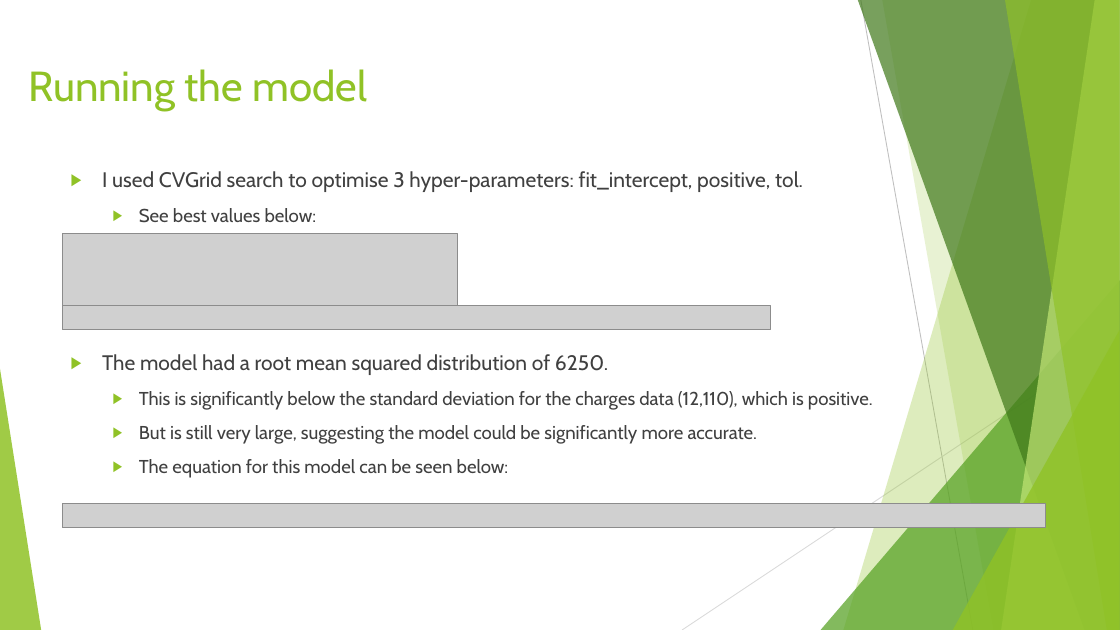
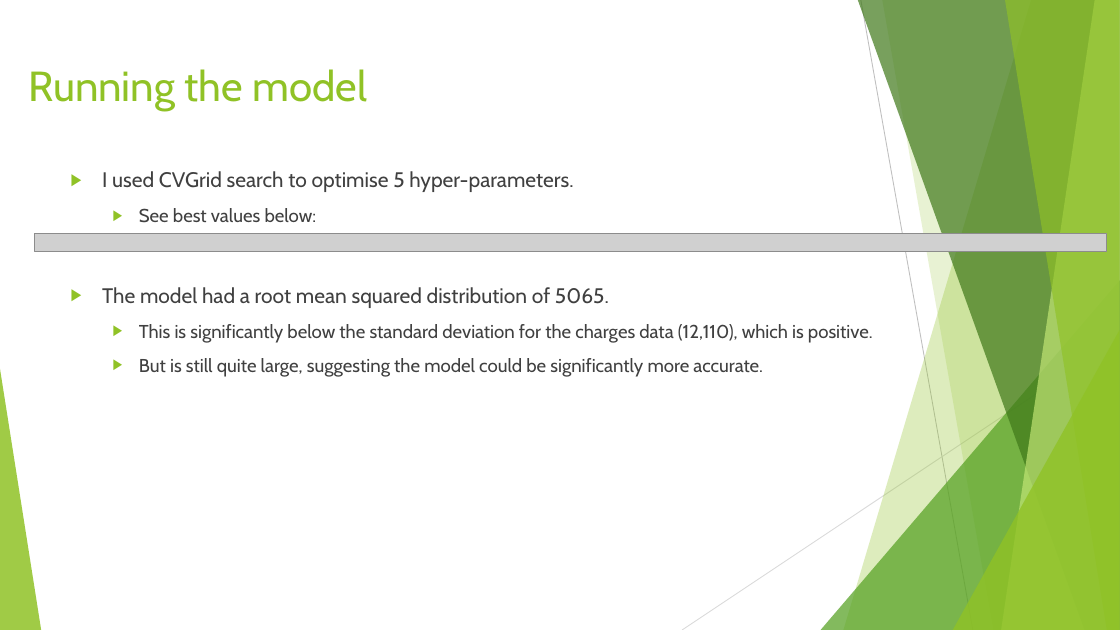
Before and after one commit to PointyH/Insuranceapp, a slide deck: slide 11 of Insurance charges analysis.pptx. Drawn at 1120x630 pixels with LibreOffice and Linux fonts; fonts in the diff are those of the drawing; grey boxes stand for pictures. Boxes give left, top, right and bottom in pixels: in the first picture for what was removed or moved away, otherwise in the second. Text is boxed around its words. In the diff, an @@ line names an element or a change of style, - is before the commit and + after.

Commit message:
Updated powerpoint

```diff
--- a/Insurance charges analysis.pptx
+++ b/Insurance charges analysis.pptx
@@ text at (102,171,573,192): text changed @@
-▶ I used CVGrid search to optimise 3 hyper-parameters: fit_intercept, positive, tol.
+▶ I used CVGrid search to optimise 5 hyper-parameters.
@@ picture added at (34,234,1107,252) @@
@@ picture removed at (62,234,457,306) @@
@@ text at (102,287,609,308): text changed @@
-▶ The model had a root mean squared distribution of 6250.
+▶ The model had a root mean squared distribution of 5065.
@@ picture removed at (62,306,771,330) @@
@@ text at (139,358,763,377): text changed @@
-  ▶ But is still very large, suggesting the model could be significantly more accurate.
-  ▶ The equation for this model can be seen below:
+  ▶ But is still quite large, suggesting the model could be significantly more accurate.
@@ picture removed at (62,504,1045,528) @@
```
Also in this commit, not shown: 3 other slides changed.
